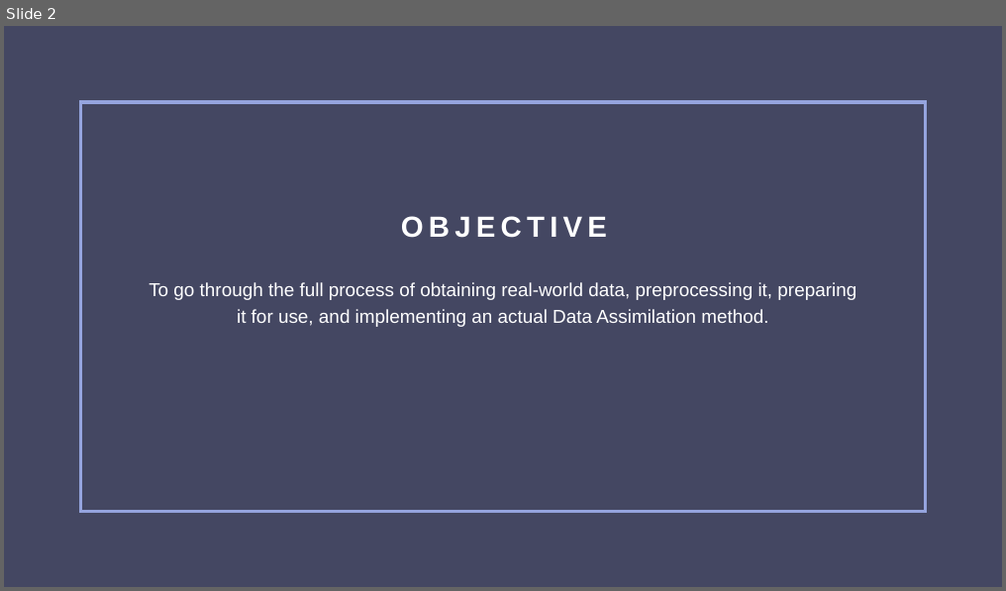
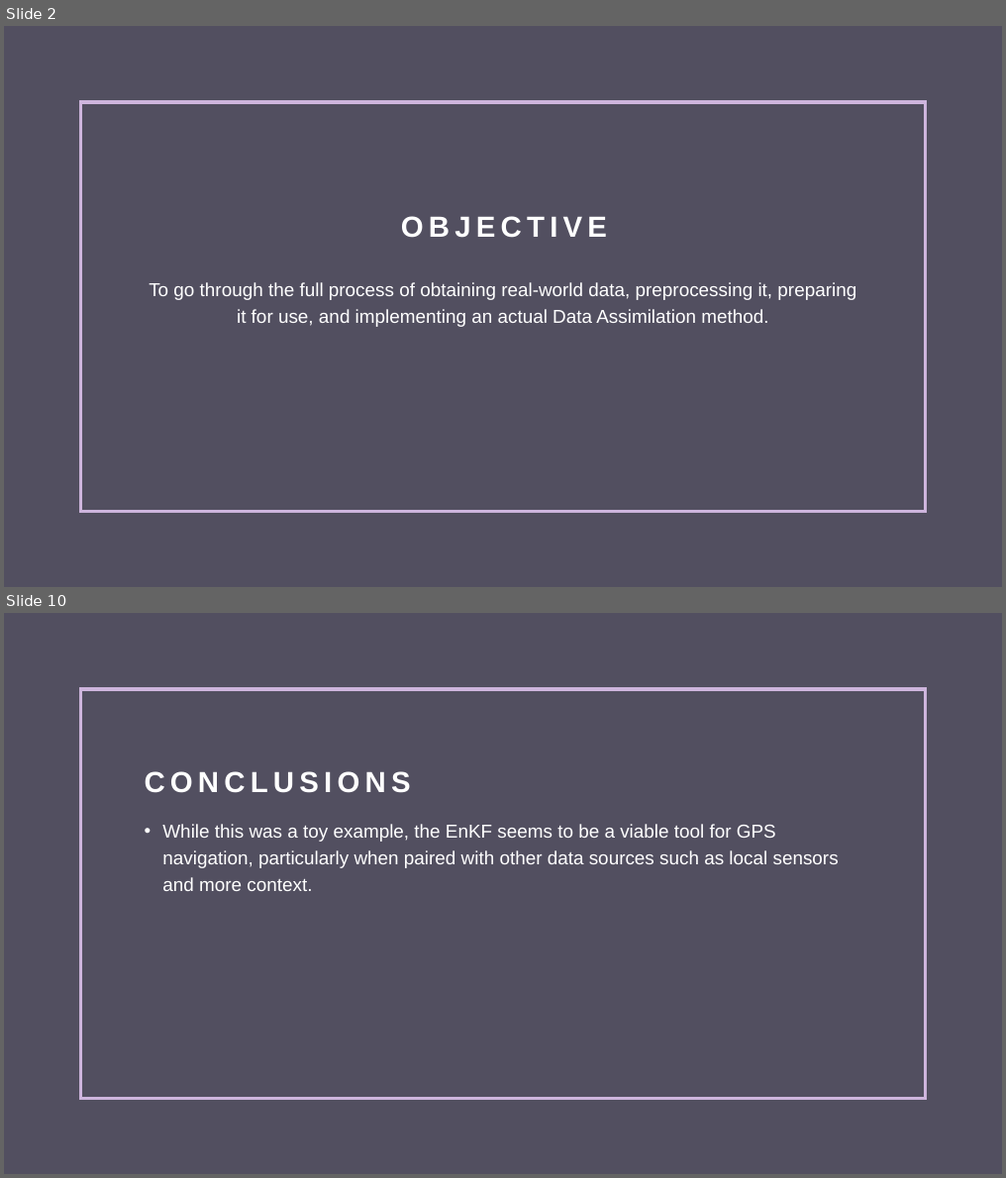
Before and after one commit to MarioShontz/GPS_DA, a slide deck: An Adventure with the Ensemble Kalman Filter.pptx. Shown one above the other, each under a label of ours: slide 2 before the commit, slides 2 and 10 after it; the slides between them are not shown. The pictures are 1006x591 and 1006x1178 pixels, drawn with LibreOffice and Linux fonts; fonts in the diff are those of the drawing. Boxes give left, top, right and bottom in pixels: in the first picture for what was removed or moved away, otherwise in the second. Text is boxed around its words. In the diff, an @@ line names an element or a change of style, - is before the commit and + after.

```diff
--- a/An Adventure with the Ensemble Kalman Filter.pptx
+++ b/An Adventure with the Ensemble Kalman Filter.pptx
@@ slide 10 added at [4, 613, 1002, 1174], background #515060; not listed: 1 template element that a slide beside it also shows @@
@@ title added at [145, 771, 411, 793], 28 pt, text #FFFFFF, bold @@
+CONCLUSIONS
@@ text added at [162, 824, 839, 891], 18 pt, text #FFFFFF @@
+• While this was a toy example, the EnKF seems to be a viable tool for GPS navigation, particularly when paired with other data sources such as local sensors and more context.
@@ slide 2 changed as well @@
@@ background #444863 to #515060 @@
@@ rectangle at [80, 102, 926, 511]: outline #95A4DE 3 pt to #CEB5DD 3 pt @@
```
Also in this commit, not shown: 2 other slides changed, 6 other slides added, 5 other files.
